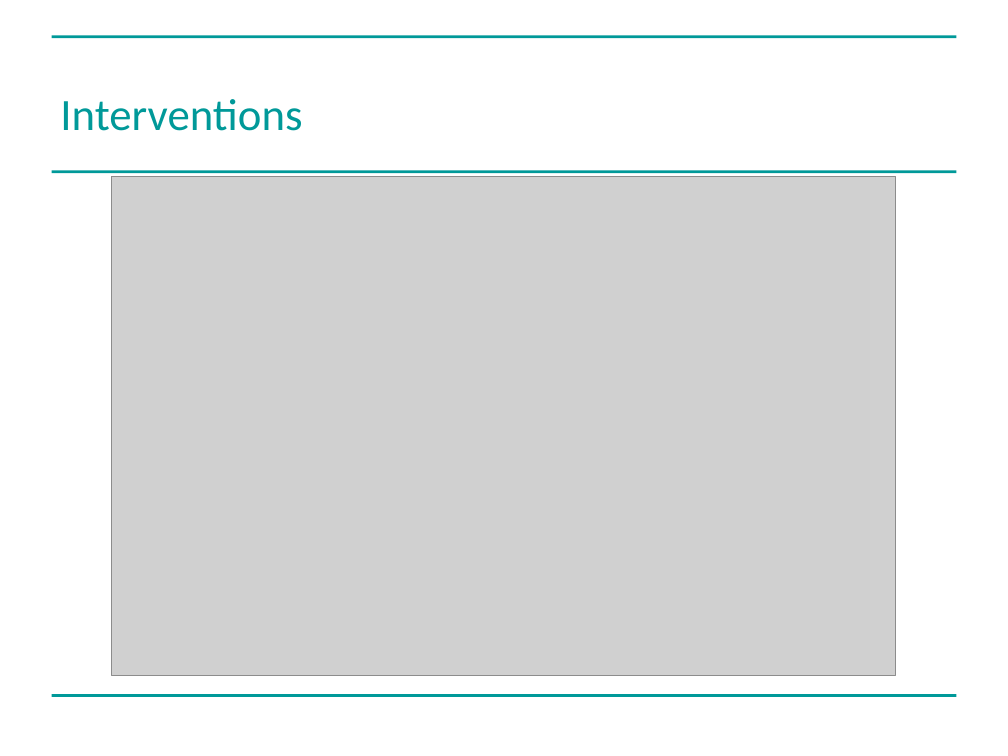
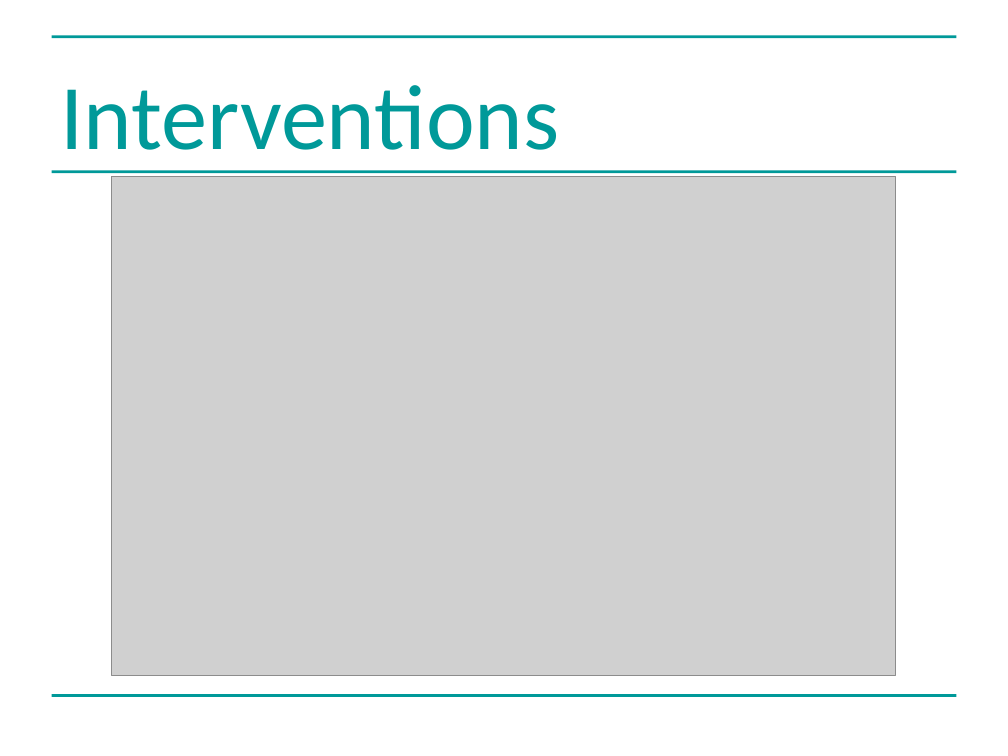
Before and after one commit to greenape/bsps2015, a slide deck: slide 10 of presentation/risky_aging_bsps.ppt (slide 5 before the commit). Drawn at 1008x756 pixels with LibreOffice and Linux fonts; fonts in the diff are those of the drawing; grey boxes stand for pictures. Boxes give left, top, right and bottom in pixels: in the first picture for what was removed or moved away, otherwise in the second. Text is boxed around its words. In the diff, an @@ line names an element or a change of style, - is before the commit and + after.

```diff
--- a/presentation/risky_aging_bsps.ppt
+++ b/presentation/risky_aging_bsps.ppt
@@ title "Interventions" at <box>60,85,559,171</box>: size 32 to 66 pt @@
```
Also in this commit, not shown: 4 other slides changed, 5 slides added, 1 other file.
